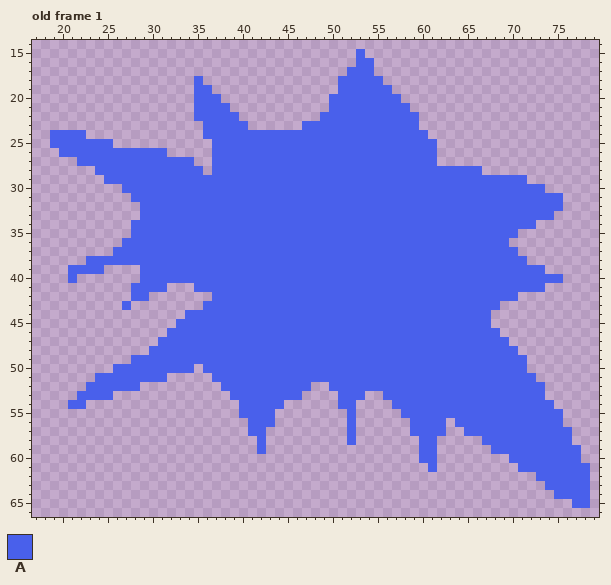
Edited in one commit: pixel-art file (Drawing/bullet/explosion.aseprite). That is the earlier state.
200x200 pixels, 1 frame. Shown: old frame 1: x 17..79, y 14..66. The old version is drawn lined up with the new one, on the new canvas. The commit also changed other frames, which this record leaves out.
Palette (. is transparent): A #4960eb
Pixels before, old frame 1 (only the part around the change), first column x 17:
14 ...............................................................
15 ....................................A..........................
16 ....................................AA.........................
17 ...................................AAA.........................
18 ..................A...............AAAAA........................
19 ..................AA..............AAAAAA.......................
20 ..................AAA............AAAAAAAA......................
21 ..................AAAA...........AAAAAAAAA.....................
22 ..................AAAAA.........AAAAAAAAAAA....................
23 ...................AAAAA......AAAAAAAAAAAAA....................
24 ..AAAA.............AAAAAAAAAAAAAAAAAAAAAAAAA...................
25 ..AAAAAAA...........AAAAAAAAAAAAAAAAAAAAAAAAA..................
26 ...AAAAAAAAAAAA.....AAAAAAAAAAAAAAAAAAAAAAAAA..................
27 .....AAAAAAAAAAAAA..AAAAAAAAAAAAAAAAAAAAAAAAA..................
28 .......AAAAAAAAAAAA.AAAAAAAAAAAAAAAAAAAAAAAAAAAAAA.............
29 ........AAAAAAAAAAAAAAAAAAAAAAAAAAAAAAAAAAAAAAAAAAAAAAA........
30 ..........AAAAAAAAAAAAAAAAAAAAAAAAAAAAAAAAAAAAAAAAAAAAAAA......
31 ...........AAAAAAAAAAAAAAAAAAAAAAAAAAAAAAAAAAAAAAAAAAAAAAAA....
32 ............AAAAAAAAAAAAAAAAAAAAAAAAAAAAAAAAAAAAAAAAAAAAAAA....
33 ............AAAAAAAAAAAAAAAAAAAAAAAAAAAAAAAAAAAAAAAAAAAAAA.....
34 ...........AAAAAAAAAAAAAAAAAAAAAAAAAAAAAAAAAAAAAAAAAAAAA.......
35 ...........AAAAAAAAAAAAAAAAAAAAAAAAAAAAAAAAAAAAAAAAAAA.........
36 ..........AAAAAAAAAAAAAAAAAAAAAAAAAAAAAAAAAAAAAAAAAAA..........
37 .........AAAAAAAAAAAAAAAAAAAAAAAAAAAAAAAAAAAAAAAAAAAAA.........
38 ......AAAAAAAAAAAAAAAAAAAAAAAAAAAAAAAAAAAAAAAAAAAAAAAAA........
39 ....AAAA....AAAAAAAAAAAAAAAAAAAAAAAAAAAAAAAAAAAAAAAAAAAAA......
40 ....A.......AAAAAAAAAAAAAAAAAAAAAAAAAAAAAAAAAAAAAAAAAAAAAAA....
41 ...........AAAA...AAAAAAAAAAAAAAAAAAAAAAAAAAAAAAAAAAAAAAA......
42 ...........AA.......AAAAAAAAAAAAAAAAAAAAAAAAAAAAAAAAAA.........
43 ..........A........AAAAAAAAAAAAAAAAAAAAAAAAAAAAAAAAA...........
44 .................AAAAAAAAAAAAAAAAAAAAAAAAAAAAAAAAAA............
45 ................AAAAAAAAAAAAAAAAAAAAAAAAAAAAAAAAAAA............
46 ...............AAAAAAAAAAAAAAAAAAAAAAAAAAAAAAAAAAAAA...........
47 ..............AAAAAAAAAAAAAAAAAAAAAAAAAAAAAAAAAAAAAAA..........
48 .............AAAAAAAAAAAAAAAAAAAAAAAAAAAAAAAAAAAAAAAAA.........
49 ...........AAAAAAAAAAAAAAAAAAAAAAAAAAAAAAAAAAAAAAAAAAAA........
50 .........AAAAAAAAA.AAAAAAAAAAAAAAAAAAAAAAAAAAAAAAAAAAAA........
51 .......AAAAAAAA.....AAAAAAAAAAAAAAAAAAAAAAAAAAAAAAAAAAAA.......
52 ......AAAAAA.........AAAAAAAAAA..AAAAAAAAAAAAAAAAAAAAAAAA......
53 .....AAAA.............AAAAAAAA....AAA..AAAAAAAAAAAAAAAAAA......
54 ....AA.................AAAAA......AA....AAAAAAAAAAAAAAAAAA.....
55 .......................AAAA........A.....AAAAAAAAAAAAAAAAAA....
56 ........................AAA........A......AAAA.AAAAAAAAAAAA....
57 ........................AA.........A......AAAA..AAAAAAAAAAAA...
58 .........................A.........A.......AA.....AAAAAAAAAA...
59 .........................A.................AA......AAAAAAAAAA..
60 ...........................................AA........AAAAAAAA..
61 ............................................A.........AAAAAAAA.
62 ........................................................AAAAAA.
63 .........................................................AAAAA.
64 ..........................................................AAAA.
65 ............................................................AA.
66 ...............................................................
Now the later version:
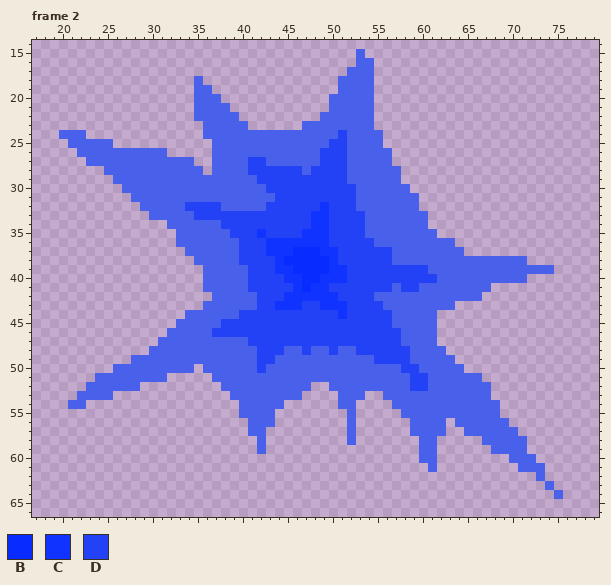
Colours new in this view: B #082cff  C #1133ff  D #2442f5
A new or re-ordered frame is compared with the old frame closest to it.
Edits made:
canvas 200x200 -> 96x71, the old top-left corner now at -43,-29 (the part of the old canvas that was cut away was empty and is not shown)
frames 1 -> 7
Changed rows in their new state; - is an unchanged pixel.
Frame 2 is new; against old frame 1:
first column x 19:
18 ------------------------------------.-----------------------
19 ------------------------------------..----------------------
20 ------------------------------------...---------------------
21 ------------------------------------....--------------------
22 ------------------------------------.....-------------------
23 ------------------------------------.....-------------------
24 .-------------------------------D----.....------------------
25 ..-----------------------------DD----......-----------------
26 -..---------------------------DDD-----.....-----------------
27 ---.------------------DD------DDD-----.....-----------------
28 -----.----------------DDDDDD-DDDD------.........------------
29 ------.----------------DDDDDDDDDD------..............-------
30 ------------------------DDDDDDDDDD------...............-----
31 -------------------------DDDDDDDDD-------................---
32 ---------------DDDD-----DDDDDDCDDD-------................---
33 ----------.-----DDDDDDDDDDDDDCCDDDD-------..............----
34 ---------....------DDDDDDDDDDCCDDDD-------............------
35 ---------.....------DDDCDDDDCCCDDDD--------.........--------
36 --------......-------DDDCCCCCCCDDDDD---------......---------
37 -------........------DDDCCCBBBCCDDDDDD--------......--------
38 ----............-----DDDDCBBBBBCDDDDDD----------------------
39 --....----.......-----DDDCCBBBBCCDDDDDDDDD-------------A----
40 --.-------.......-----DDDDCCBBCCCDDDDDDDDDD----------....---
41 ---------....---.-----DDDDDCBCCDDDDDDD-DD--------......-----
42 ---------..------------DDDCCCCCCDDDD------------....--------
43 --------.--------------DDCCCDDCCCDDDD--------.....----------
44 ---------------------DDDDDDDDDDDCDDDDD-----......-----------
45 -------------------DDDDDDDDDDDDDDDDDDD-----......-----------
46 ------------------DDDDDDDDDDDDDDDDDDDDD----.......----------
47 ----------------------DDDDDDDDDDDDDDDDD----........---------
48 -----------------------DDD--D--D--DDDDDD----........--------
49 -----------------------DD-----------DDDD-----........-------
50 -----------------------D---------------DD-----.......-------
51 ----------------------------------------DD------......------
52 ----------------------------------------DD-------......-----
53 -------------------------------------------------......-----
54 --------------------------------------------------......----
55 --------------------------------------------------.......---
56 ---------------------------------------------------......---
57 ----------------------------------------------------......--
58 -----------------------------------------------------.....--
59 -----------------------------------------------------......-
60 ------------------------------------------------------.....-
61 -------------------------------------------------------.....
62 -------------------------------------------------------.....
63 --------------------------------------------------------....
64 ---------------------------------------------------------...
65 ----------------------------------------------------------..
Where, in picture pixels (left, top, right, bottom), the same in both pictures:
changed: (50, 76, 590, 508)
